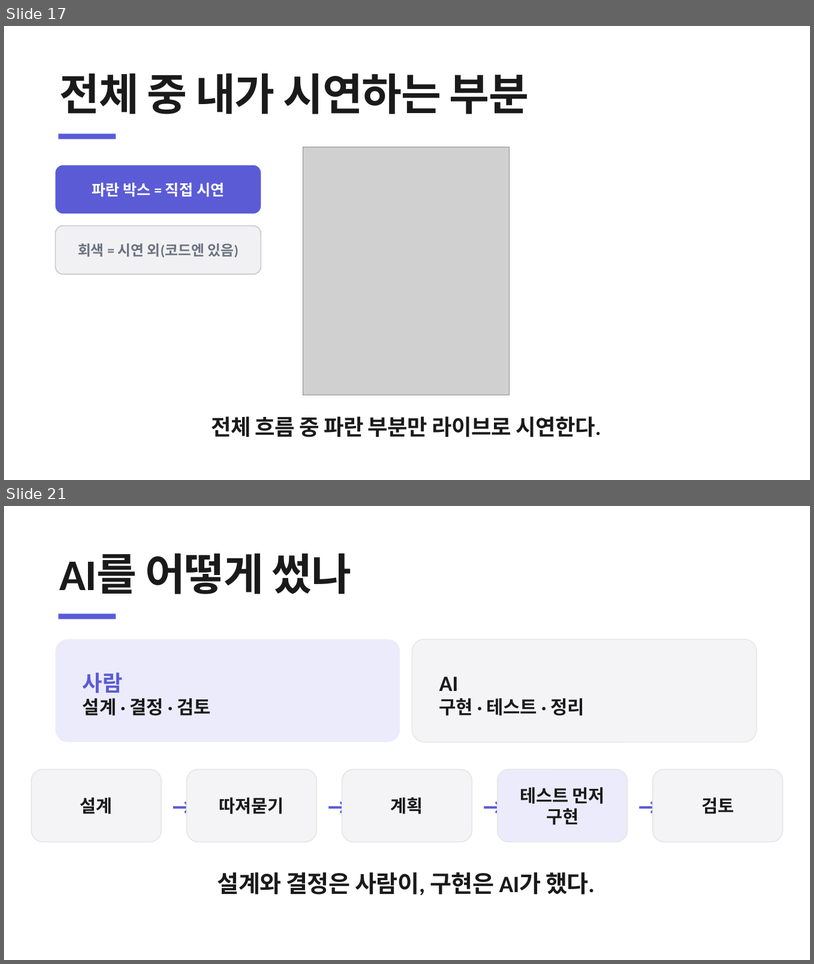
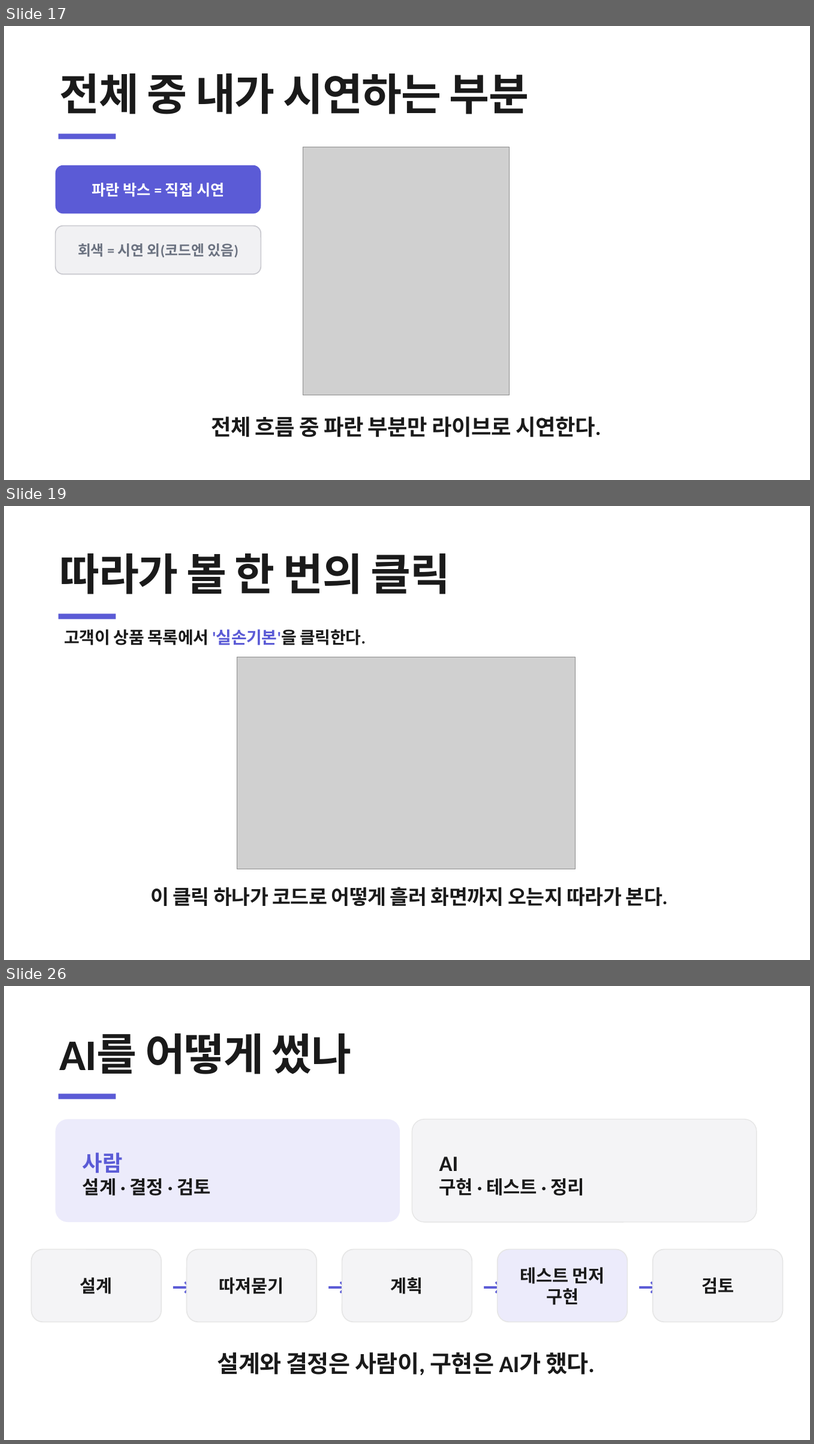
Before and after one commit to heyoonyoon/distributed-programming, a slide deck: docs/presentation/보험발표-figma.pptx. Shown one above the other, each under a label of ours: slides 17 and 21 before the commit, slides 17, 19 and 26 after it; the slides between them are not shown. The pictures are 814x964 and 814x1444 pixels, drawn with LibreOffice and Linux fonts; fonts in the diff are those of the drawing; grey boxes stand for pictures. Boxes give left, top, right and bottom in pixels: in the first picture for what was removed or moved away, otherwise in the second. Text is boxed around its words. In the diff, an @@ line names an element or a change of style, - is before the commit and + after.

```diff
--- a/docs/presentation/보험발표-figma.pptx
+++ b/docs/presentation/보험발표-figma.pptx
@@ slide 19 added at (4, 506, 810, 960), background #FFFFFF @@
@@ text added at (60, 553, 450, 594), 52 pt, text #1A1A1A, bold @@
+따라가 볼 한 번의 클릭
@@ rectangle added at (59, 613, 116, 619), fill #5B5BD6 @@
@@ text added at (65, 629, 366, 645), 20 pt, text #1A1A1A, bold @@
+고객이 상품 목록에서 '실손기본'을 클릭한다.
@@ picture added at (237, 657, 576, 869) @@
@@ text added at (150, 886, 668, 906), 24 pt, text #1A1A1A, bold @@
+이 클릭 하나가 코드로 어떻게 흘러 화면까지 오는지 따라가 본다.
@@ what was slide 21 is now slide 26 @@
```
Also in this commit, not shown: 1 slide changed, 6 other slides added, 2 slides removed, 3 other files.
